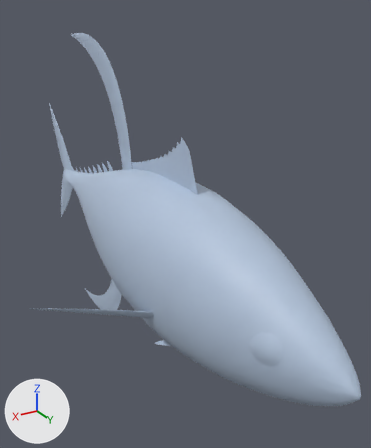
The glTF model creatures/yellowfin_tuna/models/yellowfin_tuna_lo.glb as it was, and as the next commit left it.
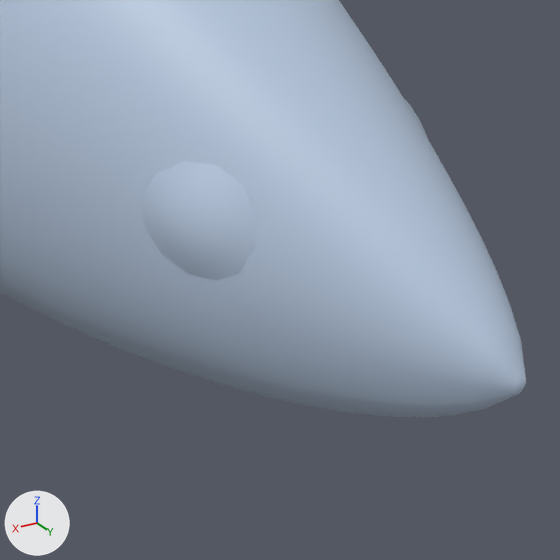
Each version is shown whole from a 50 mm lens placed at (0.554, 1.148, 0.561), pointed at (-0.1, 0.058, 0.016), then close up on the part from 56% to 100% of the width and 64% to 100% of the height. The lights are fixed; the arrows at lower left show +X, +Y and +Z. The older version's two pictures come first. Vertices at exactly the same position are counted once.

Names of what the first close-up shows: 'yellowfin_tuna_lo'.
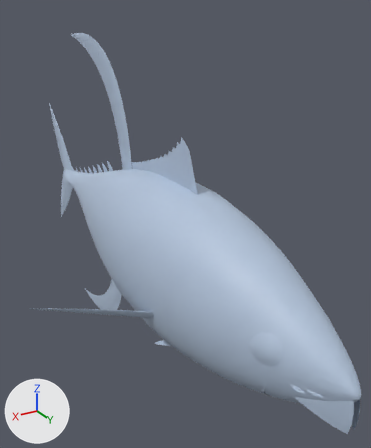
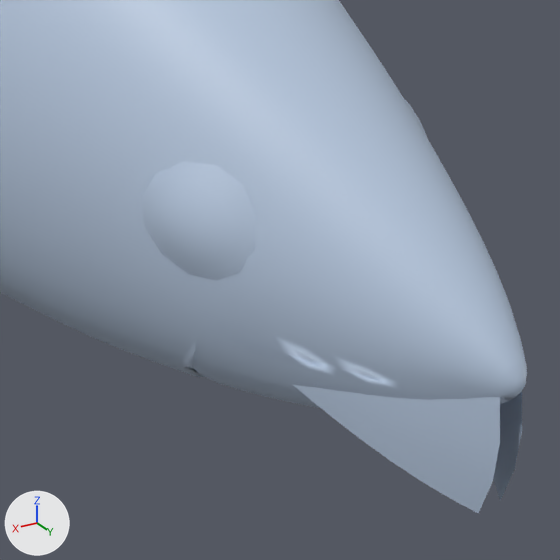
Pixel boxes [x1, y1, x2, y2] of what changed, in the close-ups (560 x 560 px):
```json
{"object": "yellowfin_tuna_lo", "change": "reshaped", "before": [0, 0, 526, 417], "after": [0, 0, 527, 513]}
{"part": 1, "of": "me_yellowfin_tuna_lo", "change": "added", "after": [293, 385, 500, 513], "on screen": "blue"}
{"part": 2, "of": "me_yellowfin_tuna_lo", "change": "added", "after": [493, 392, 522, 501], "on screen": "blue"}
{"part": 3, "of": "me_yellowfin_tuna_lo", "change": "added", "after": [167, 293, 527, 404], "on screen": "blue"}
```

Scene script edits in JSON lines:
```json
{"block": "me_yellowfin_tuna_lo", "where": "# used by ob_yellowfin_tuna_lo; location = (0.0, 0.0, 0.0)"}
{"op": "remove", "block": "me_yellowfin_tuna_lo", "code": "me_yellowfin_tuna_lo.from_pydata(...)  # 2902 vertices, 5560 faces; spans x -0.32..0.32, y -0.749..0.75, z -0.459..0.483"}
{"op": "add", "block": "me_yellowfin_tuna_lo", "code": "me_yellowfin_tuna_lo.from_pydata(...)  # 3282 vertices, 6299 faces; spans x -0.32..0.32, y -0.749..0.75, z -0.459..0.483"}
{"block": "me_yellowfin_tuna_lo", "change": "me_yellowfin_tuna_lo part 1: a new loose piece of 40 vertices spanning x 0.007..0.058, y 0.621..0.748, z -0.077..-0.006, in mat_tuna (blue #b3c4da)"}
{"block": "me_yellowfin_tuna_lo", "change": "me_yellowfin_tuna_lo part 2: a new loose piece of 40 vertices spanning x -0.058..-0.007, y 0.621..0.748, z -0.077..-0.006, in mat_tuna (blue #b3c4da)"}
{"block": "me_yellowfin_tuna_lo", "change": "me_yellowfin_tuna_lo part 3: 300 vertices added at x -0.067..0.067, y 0.578..0.745, z -0.119..0.01"}
```
